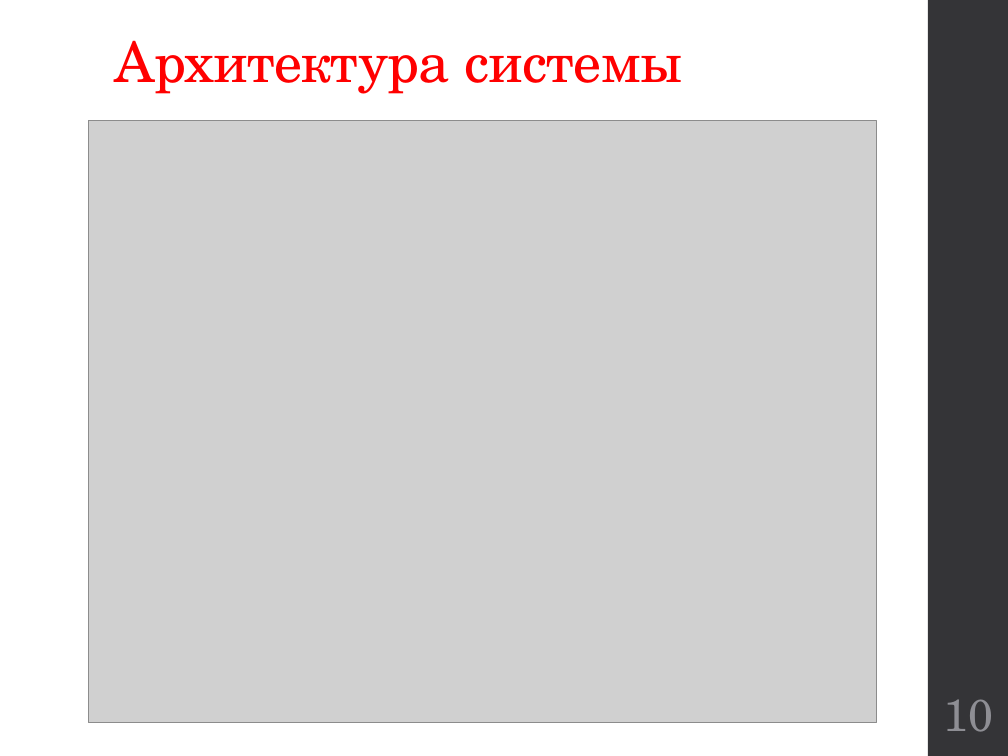
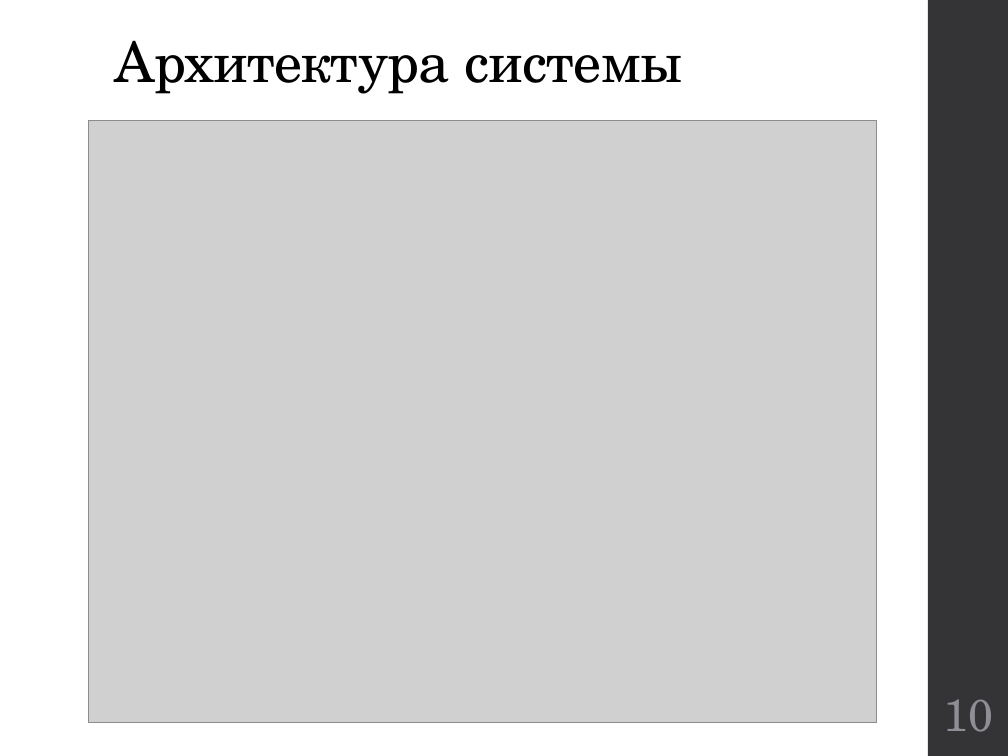
Before and after one commit to kwadraterry/diploma, a slide deck: slide 10 of Отчет/Доклад Неповинных.pptx. Drawn at 1008x756 pixels with LibreOffice and Linux fonts; fonts in the diff are those of the drawing; grey boxes stand for pictures. Boxes give left, top, right and bottom in pixels: in the first picture for what was removed or moved away, otherwise in the second. Text is boxed around its words. In the diff, an @@ line names an element or a change of style, - is before the commit and + after.

```diff
--- a/Отчет/Доклад Неповинных.pptx
+++ b/Отчет/Доклад Неповинных.pptx
@@ title "Архитектура системы" at (114,40,682,94): text colour #FF0000 to #000000 @@
```
Also in this commit, not shown: 6 other slides changed, 1 slide added, 1 slide removed, 2 other files.
